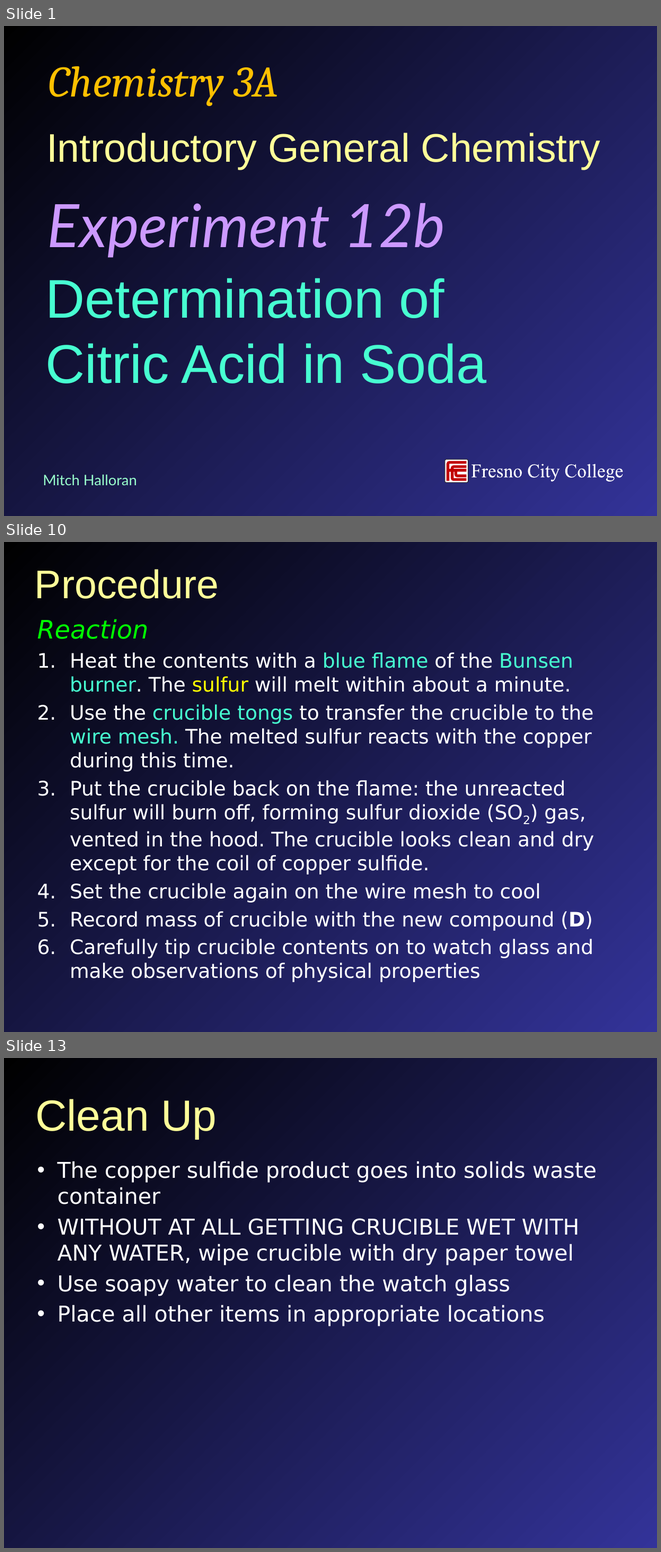
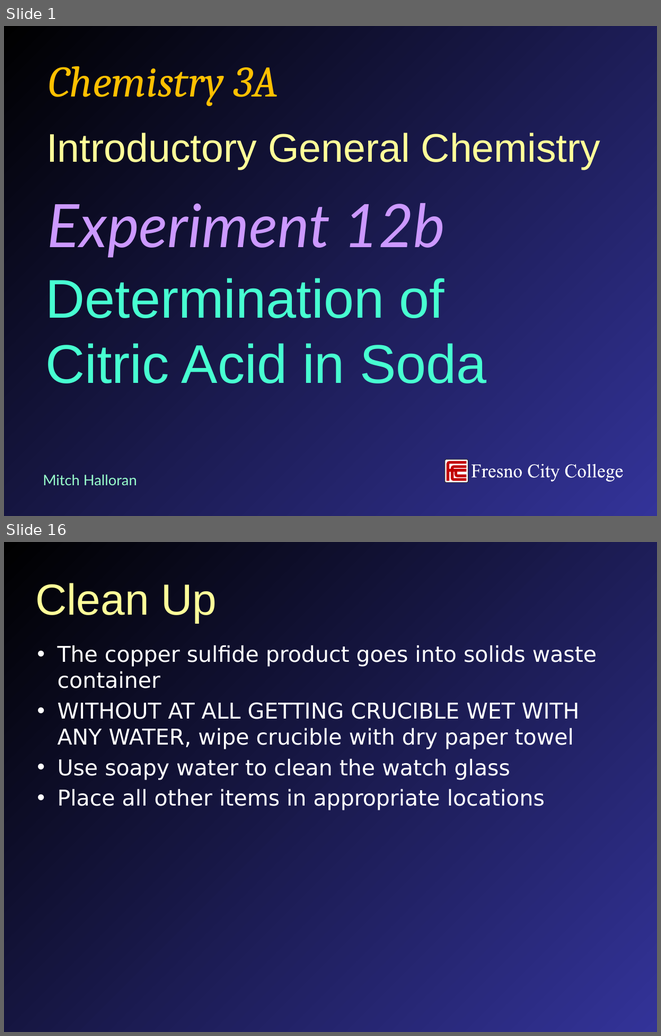
Before and after one commit to mavigozler/mavigozler.github.io, a slide deck: Teaching/Chemistry/Labs/FCC Chem 3A Expt 12b Determination of Citric Acid in Soda.pptx. Shown one above the other, each under a label of ours: slides 1, 10 and 13 before the commit, slides 1 and 16 after it; the slides between them are not shown. The pictures are 661x1552 and 661x1036 pixels, drawn with LibreOffice and Linux fonts; fonts in the diff are those of the drawing. Boxes give left, top, right and bottom in pixels: in the first picture for what was removed or moved away, otherwise in the second. Text is boxed around its words. In the diff, an @@ line names an element or a change of style, - is before the commit and + after.

```diff
--- a/Teaching/Chemistry/Labs/FCC Chem 3A Expt 12b Determination of Citric Acid in Soda.pptx
+++ b/Teaching/Chemistry/Labs/FCC Chem 3A Expt 12b Determination of Citric Acid in Soda.pptx
@@ slide 10 removed at <box>4,542,657,1032</box>, background gradient #000000 to #333399 @@
@@ title removed at <box>35,569,219,599</box> @@
-Procedure
@@ text removed at <box>37,619,594,982</box> @@
-Reaction
-1. Heat the contents with a blue flame of the Bunsen burner. The sulfur will melt within about a minute.
-2. Use the crucible tongs to transfer the crucible to the wire mesh. The melted sulfur reacts with the copper during this time.
-3. Put the crucible back on the flame: the unreacted sulfur will burn off, forming sulfur dioxide (SO2) gas, vented in the hood. The crucible looks clean and dry except for the coil of copper sulfide.
-4. Set the crucible again on the wire mesh to cool
-5. Record mass of crucible with the new compound (D)
-6. Carefully tip crucible contents on to watch glass and make observations of physical properties
@@ what was slide 13 is now slide 16 @@
```
Also in this commit, not shown: 5 slides changed, 9 slides added, 5 other slides removed, 6 other files.
